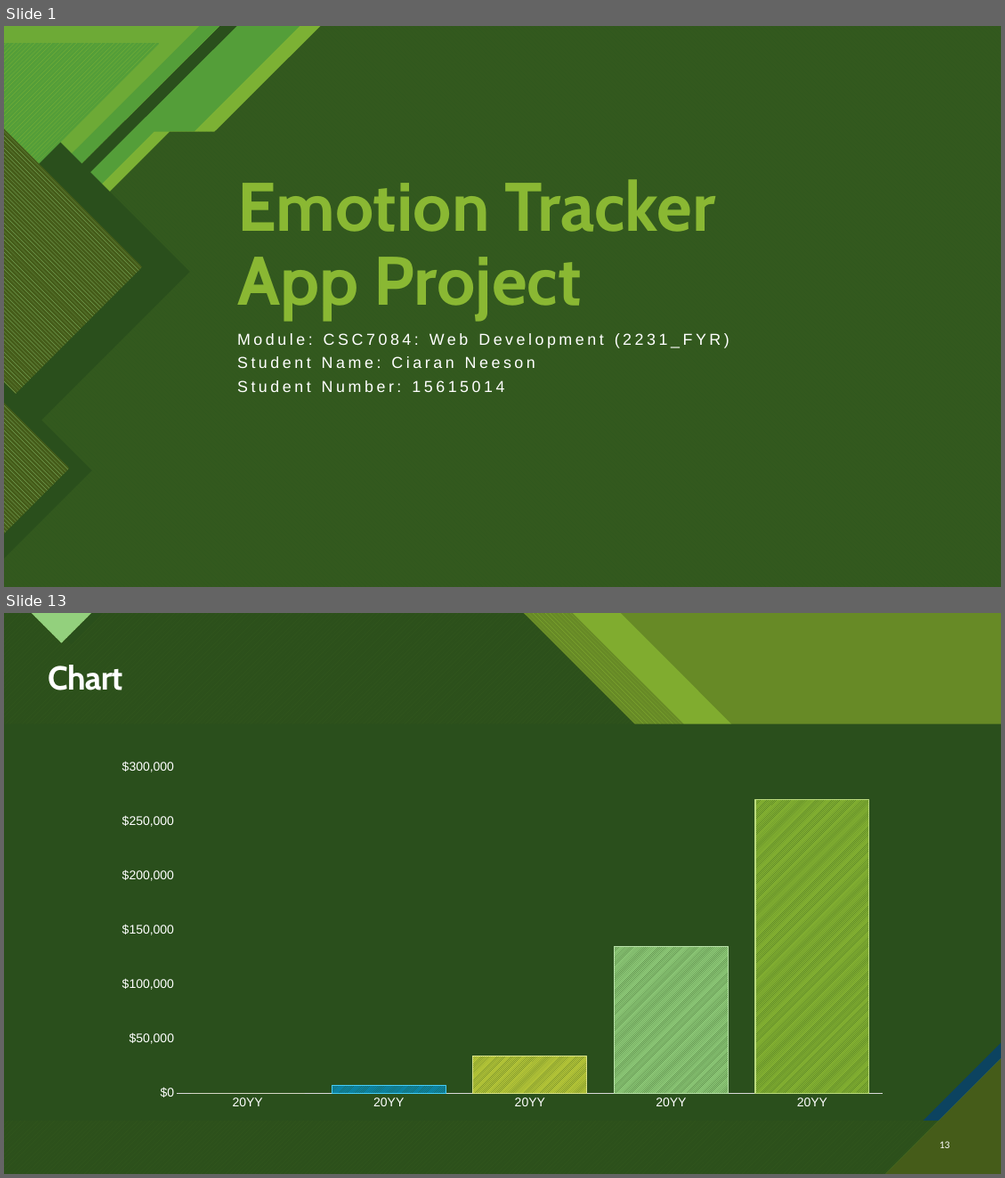
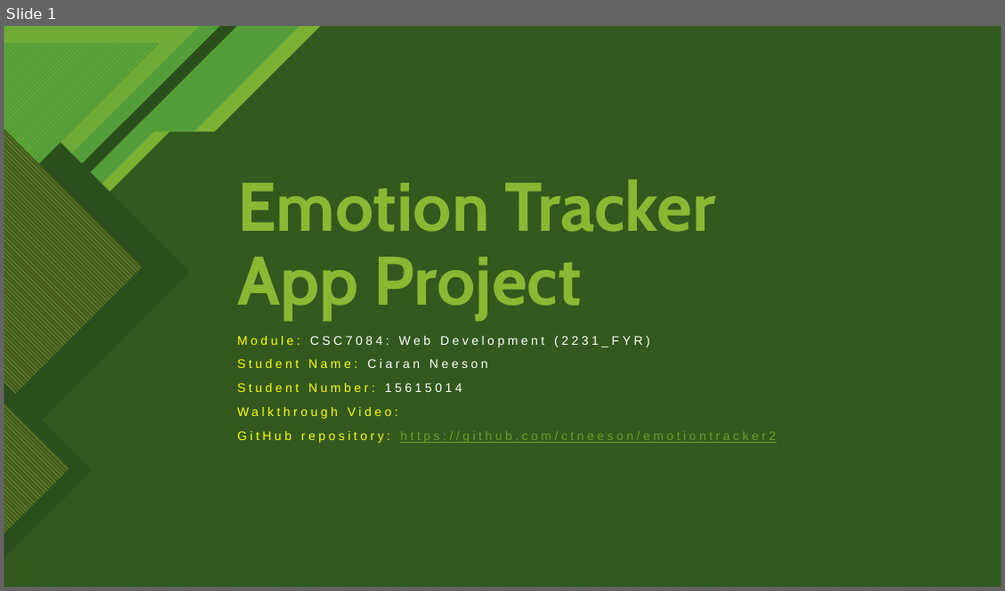
Before and after one commit to ctneeson/emotiontracker2, a slide deck: Emotion Tracker App Project.pptx. Shown one above the other, each under a label of ours: slides 1 and 13 before the commit, slide 1 after it; the slides between them are not shown. The pictures are 1005x1178 and 1005x591 pixels, drawn with LibreOffice and Linux fonts; fonts in the diff are those of the drawing. Boxes give left, top, right and bottom in pixels: in the first picture for what was removed or moved away, otherwise in the second. Text is boxed around its words. In the diff, an @@ line names an element or a change of style, - is before the commit and + after.

```diff
--- a/Emotion Tracker App Project.pptx
+++ b/Emotion Tracker App Project.pptx
@@ slide 13 removed at [4,613,1001,1174], background #8AB833; not listed: 12 template elements that a slide beside it also shows @@
@@ rectangle removed at [4,613,1001,1174] @@
@@ rectangle removed at [4,613,1001,1174] @@
@@ freeform shape removed at [4,613,1001,1174] @@
@@ freeform shape removed at [4,613,1001,1174] @@
@@ freeform shape removed at [4,613,1001,1174] @@
@@ title removed at [48,665,122,690] @@
-Chart
@@ snip rect removed at [4,723,1001,1120] @@
@@ column chart removed at [106,753,899,1116] @@
-categories: 20YY, 20YY, 20YY, 20YY, 20YY
-Series 1: 0, 7000, 34000, 135000, 270000
@@ page number removed at [939,1141,950,1148] @@
-13
@@ slide 1 changed as well @@
@@ subtitle at [237,336,650,392]: size 15.3 to 12 pt in "Module: CSC7084: Web Development (2231_FYR)", "Student Name: Ciaran Neeson", "Student Number: 15615014"; text colour #FFFFFF to #FFFF00 in "Module:", "Student Name:", "Student Number:"; line spacing 0.7 to 0.9 @@
@@ subtitle at [237,407,776,443]: paragraphs added @@
+Walkthrough Video:
+GitHub repository: https://github.com/ctneeson/emotiontracker2
```
Also in this commit, not shown: 2 other slides changed, 7 slides added, 13 other slides removed.
